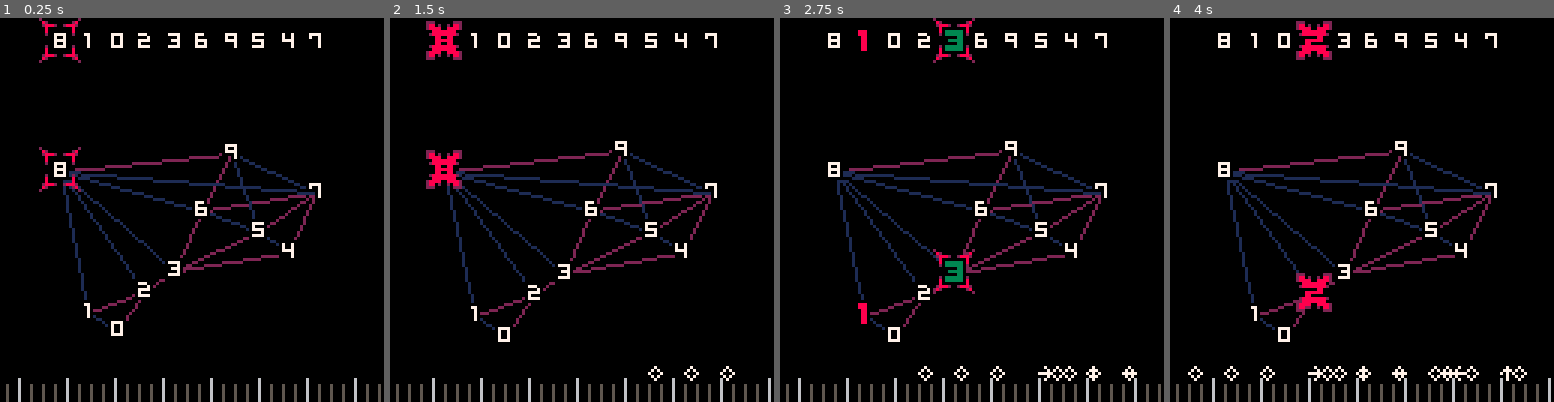
Above: before the commit, frames 1-4 (left to right).
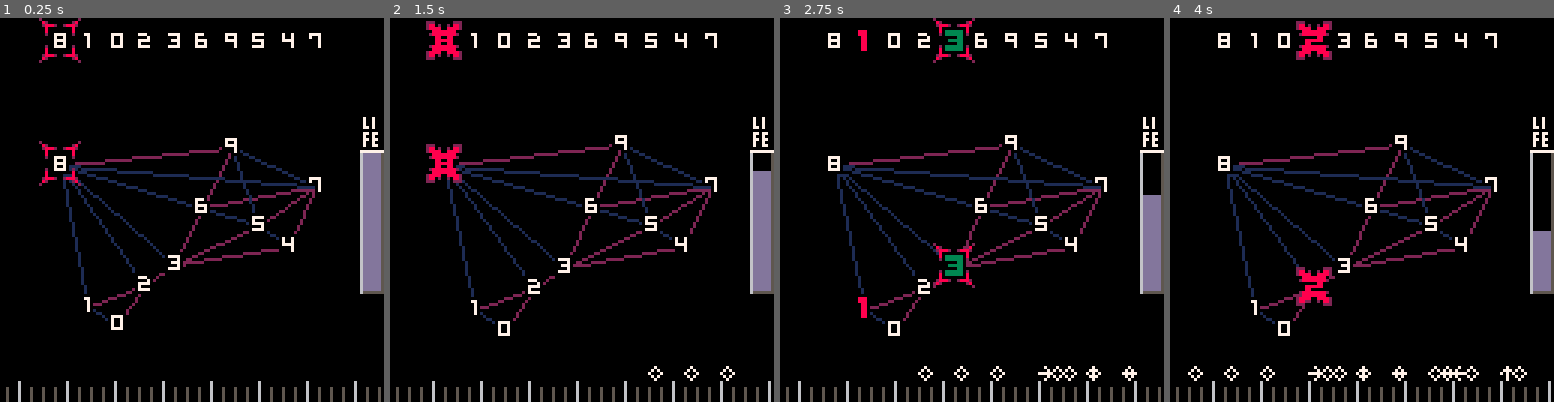
Above: after the commit, the same moments.

Repository: kisonecat/quarder
Game: PICO-8 cartridge fouro.p8
Same seed, same stepped clock (60 frames per second), same inputs: the game is played once before the commit and once after it.
Inputs:
- Up to frame 1 (0.25 s): no input
- Up to frame 2 (1.5 s): tap X (X key) at 0.33, 1.07 s; tap O (Z key) at 0.7 s
- Up to frame 3 (2.75 s): hold Right 1.6-2.1 s; tap O (Z key) at 1.7, 2.1, 2.5 s; tap X (X key) at 1.85 s; hold Up 2.15-2.42 s; hold Right from 2.47 s (still down)
- Up to frame 4 (4 s): tap O (Z key) at 2.9, 3.3, 3.7 s; tap X (X key) at 2.97 s; release Right at 3.03 s; hold Left 3.08-3.58 s; hold Down 3.63-3.97 s

The runs differ from the first frame. In frame 1, 9.1% of the frame differs, in the area x 1-100%, y 25-97%; in frame 2, 9.3%; in frame 3, 9.1%; in frame 4, 8.6%.

Commit message:
add a life meter

Diff:
--- a/fouro.p8
+++ b/fouro.p8
@@ -20,6 +20,7 @@
 beats_per_second = 2
 last_beat = 0
 
+life = 100
 beats = {}
 beat_depth = 5
 direction = 0
@@ -83,7 +84,7 @@
 win_row = 19
 
 margin_x = (128 - tile_width * 10) / 2
-margin_y = (128 - tile_height * 10) / 2 - 12
+margin_y = (128 - tile_height * 10) / 2 - 10
 
 function board_x(x)
    return (x-1)*tile_width + margin_x
@@ -101,12 +102,18 @@
 end
 
 function selection_error()
+   life = life - 10
+   if (life < 0) life = 0
+
    sfx(sfx_error_1)
    sfx(sfx_error_2)
    reset_selection()
 end
 
 function next_puzzle()
+   life = life + 10
+   if (life > 100) life = 100
+
    local index = 1
    local t = time()
    for i=1, 10 do
@@ -311,13 +318,15 @@
    end
 
    if move_x or move_y or move_select then
+      life = life - 1
+      if (life < 0) life = 0
+
       add( beats, t * beats_per_second)
       if #beats > beat_depth then
 	 del( beats, beats[1] )
       end
    end
 end
-
 
 function draw_edges(sense, color)
    for i=1, 10 do
@@ -345,6 +354,45 @@
 	 end
       end
    end
+end
+
+function draw_life_meter()
+   pal()
+
+   if (life < 15) and (flr(4 * time() * beats_per_second) % 2 == 0)then
+      pal(13,12)
+   end
+
+   local leftover = (life) * (6*8 - 2) / 100
+
+   local x = 120
+
+   local y = 32 + 12 + 5*8 - 1
+   while flr(leftover) > 0 do
+      if leftover > 8 then
+	 spr( 66 + 7, x, y, 1, 1 )
+	 leftover = leftover - 8
+      else
+	 spr( 66 + flr(leftover) - 1, x, y, 1, 1 )
+	 leftover = 0
+      end
+      y = y - 8
+   end
+
+   pal()
+
+   local y = 32
+   spr( 64, x, y, 1, 2 )
+
+   y = y + 12
+   spr( 65, x, y, 1, 1 )
+   for i = 1, 4 do
+      y = y + 8
+      spr( 81, x, y, 1, 1 )
+   end
+   y = y + 8
+   spr( 97, x, y, 1, 1 )
+
 end
 
 function draw_timeline()
@@ -446,51 +494,78 @@
       if (abs(s.y - y) < 1) s.y = y
 
    end
-end
-…(47 lines of a section not shown)…
+
+   draw_life_meter()
+end
+…(72 lines of a section not shown)…
Not shown, changed: 50 lines of the sprite sheet (__gfx__) section of fouro.p8
